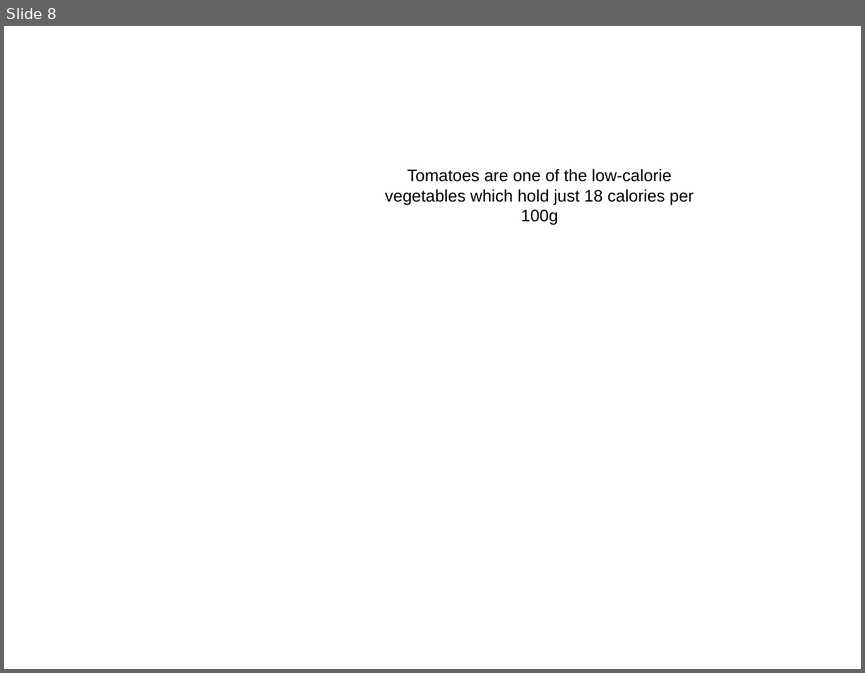
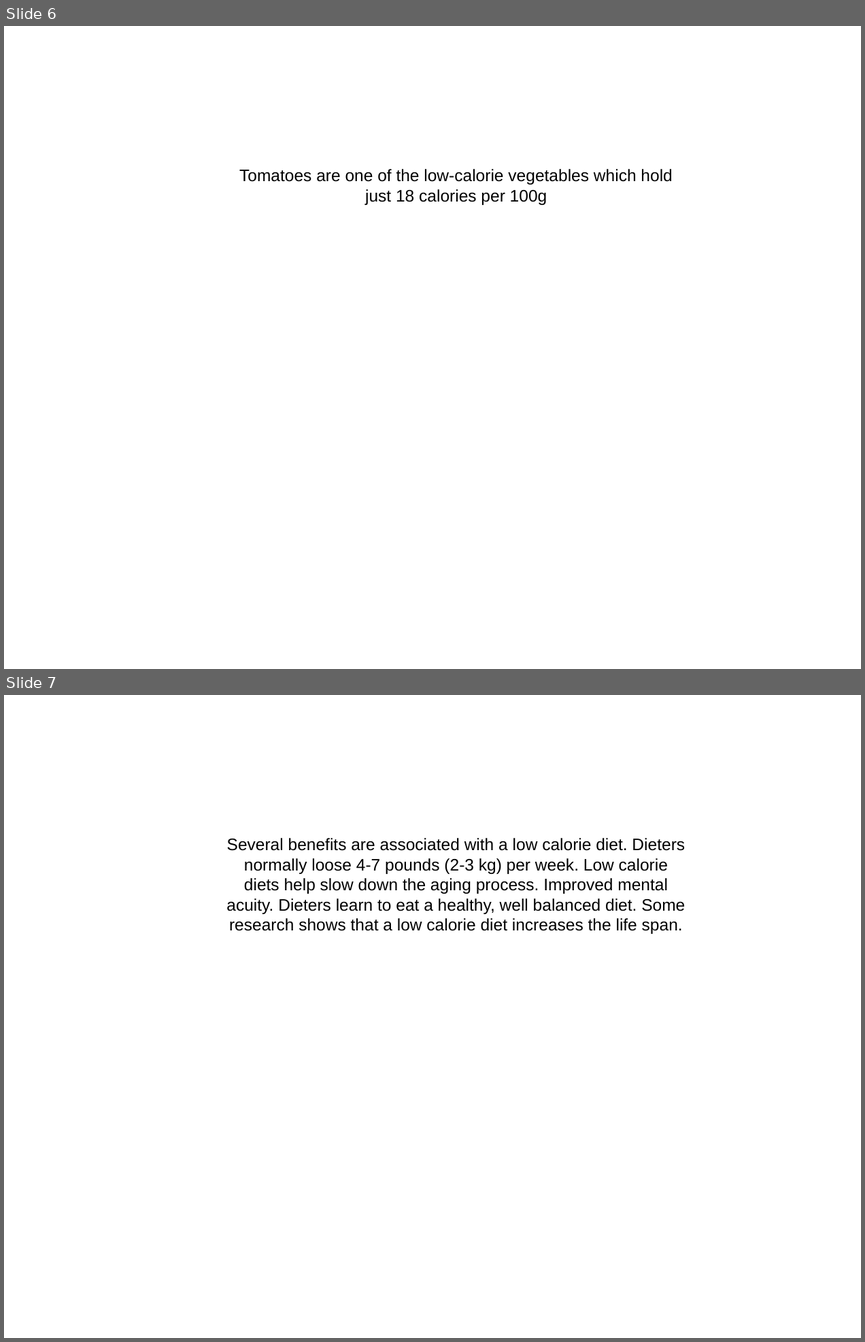
Before and after one commit to PikKACHUU/AutoGenerateArgumentation, a slide deck: slideshow.pptx. Shown one above the other, each under a label of ours: slide 8 before the commit, slides 6 and 7 after it. The pictures are 865x673 and 865x1342 pixels, drawn with LibreOffice and Linux fonts; fonts in the diff are those of the drawing. Boxes give left, top, right and bottom in pixels: in the first picture for what was removed or moved away, otherwise in the second. Text is boxed around its words. In the diff, an @@ line names an element or a change of style, - is before the commit and + after.

```diff
--- a/slideshow.pptx
+++ b/slideshow.pptx
@@ slide 7 added at [4,695,861,1338], background #FFFFFF @@
@@ text added at [226,838,685,934], 14 pt, text #000000 @@
+Several benefits are associated with a low calorie diet. Dieters normally loose 4-7 pounds (2-3 kg) per week. Low calorie diets help slow down the aging process. Improved mental acuity. Dieters learn to eat a healthy, well balanced diet. Some research shows that a low calorie diet increases the life span.
@@ what was slide 8 is now slide 6 @@
@@ slide 6 changed as well @@
@@ text "Tomatoes are one of the ..." rewrapped from [385,169,694,225] to [239,169,672,205] @@
```
Also in this commit, not shown: 4 other slides changed, 4 other slides added, 8 slides removed, 54 other files.
